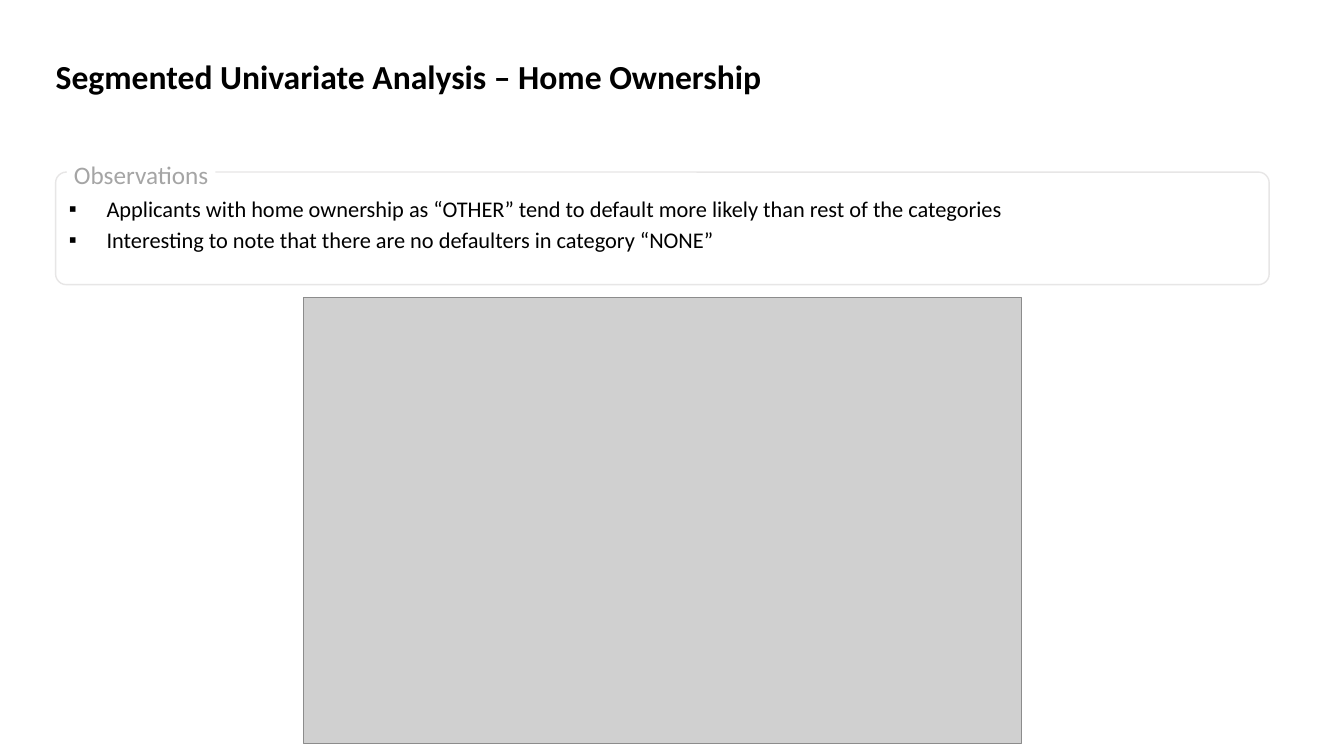
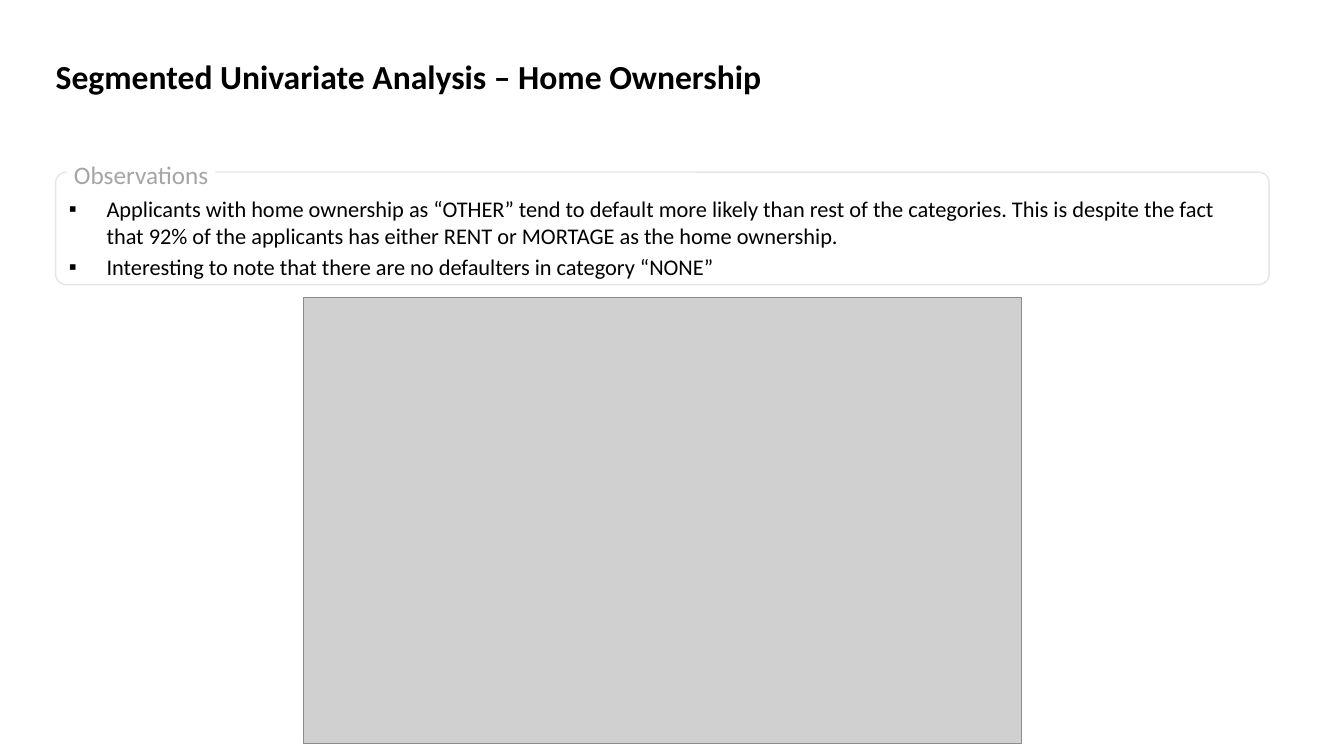
Before and after one commit to SathishKumarRamasamy/lending-club-case-study, a slide deck: slide 12 of Lending_Club_Case_Study.pptx (slide 10 before the commit). Drawn at 1344x756 pixels with LibreOffice and Linux fonts; fonts in the diff are those of the drawing; grey boxes stand for pictures. Boxes give left, top, right and bottom in pixels: in the first picture for what was removed or moved away, otherwise in the second. Text is boxed around its words. In the diff, an @@ line names an element or a change of style, - is before the commit and + after.

```diff
--- a/Lending_Club_Case_Study.pptx
+++ b/Lending_Club_Case_Study.pptx
@@ text in rounded rectangle at [107, 201, 1213, 248]: text changed @@
-▪ Applicants with home ownership as “OTHER” tend to default more likely than rest of the categories
+▪ Applicants with home ownership as “OTHER” tend to default more likely than rest of the categories. This is despite the fact that 92% of the applicants has either RENT or MORTAGE as the home ownership.
```
Also in this commit, not shown: 4 other slides changed, 3 slides added, 1 slide removed, 2 other files.
